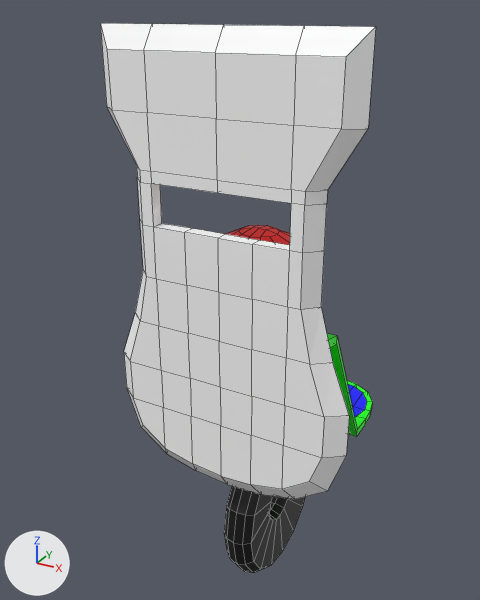
The Blender file Bozobaralika/Assets/Modelos/Cerebro/Cerebro.blend, before and after one commit.
One viewpoint serves both versions: a 50 mm camera at (1.06, -2.22, 2.04) aimed at (-0.23, 0.12, 0.87). The axes (+X, +Y, +Z) are drawn at lower left. The lights are the same throughout. Mesh edges are drawn as thin lines.

The first picture shows 'Cerebro', 'Escudo', 'Rueda'.
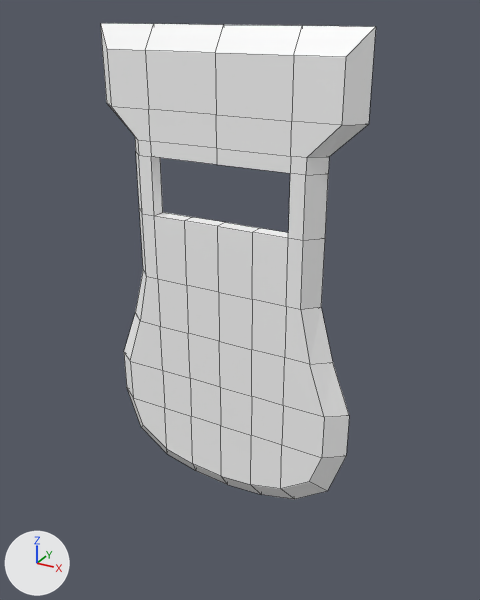
Commit message: mejoras escudo

What differs and where, as boxes [x1, y1, x2, y2] in the pictures (480 x 600 px; the box of a moved part takes in the faces that stretch with it):
```json
{"object": "Rueda", "change": "hidden", "before": [224, 486, 305, 573], "on screen": "black"}
{"object": "Cerebro", "change": "hidden", "before": [227, 225, 372, 437]}
{"part": 1, "of": "me_escudosolo", "change": "moved or reshaped", "before": [101, 24, 376, 310], "after": [101, 27, 376, 310]}
```

The change, as JSON lines over the scene's bpy script:
```json
{"block": "me_escudosolo", "where": "me_escudosolo.from_pydata(...)  # 124 vertices, 124 faces; spans x -0.47..0.47, y -0.45..-0.4, z 0.33..2.0"}
{"block": "me_escudosolo", "where": "# used by ob_escudo; location = (0.0, 0.0, 0.0)"}
{"block": "me_escudosolo", "change": "me_escudosolo part 1: 44 of 124 vertices moved; they spanned x -0.46..0.46, y -0.45..-0.4, z 1.36..1.74 and now span x -0.46..0.46, y -0.45..-0.4, z 1.4..1.75; mean shift (0.0, 0.0, 0.06); largest move (-0.26, -0.4, 1.55) -> (-0.25, -0.4, 1.65)"}
{"op": "add", "block": "ob_cerebro", "code": "ob_cerebro.hide_set(True)"}
{"op": "add", "block": "ob_rueda", "code": "ob_rueda.hide_set(True)"}
```
